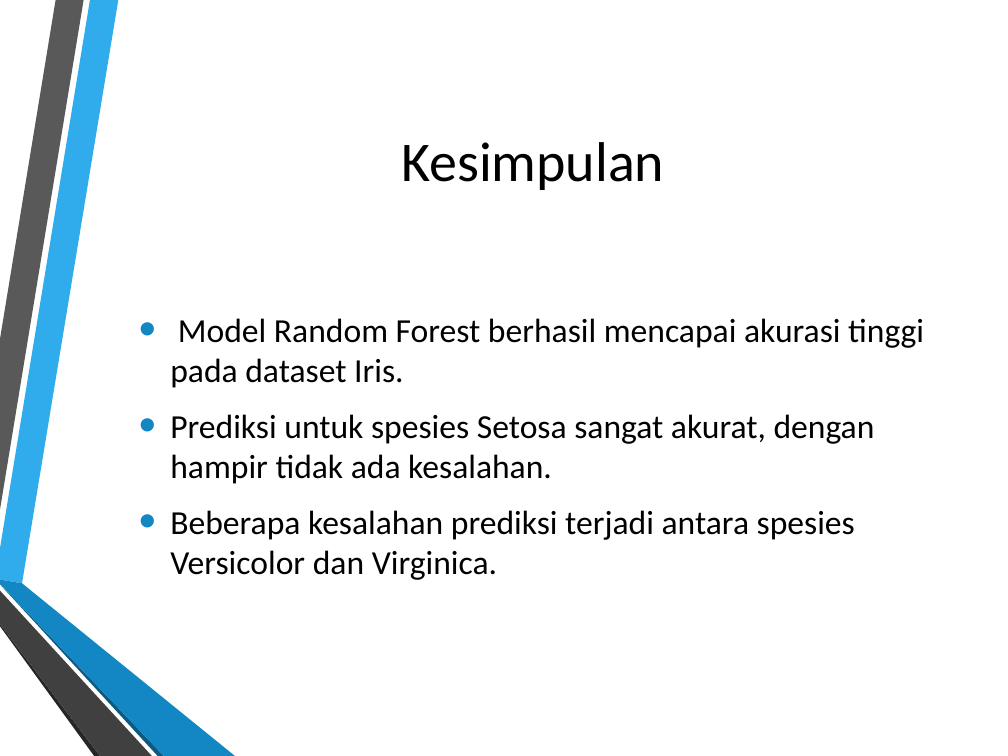
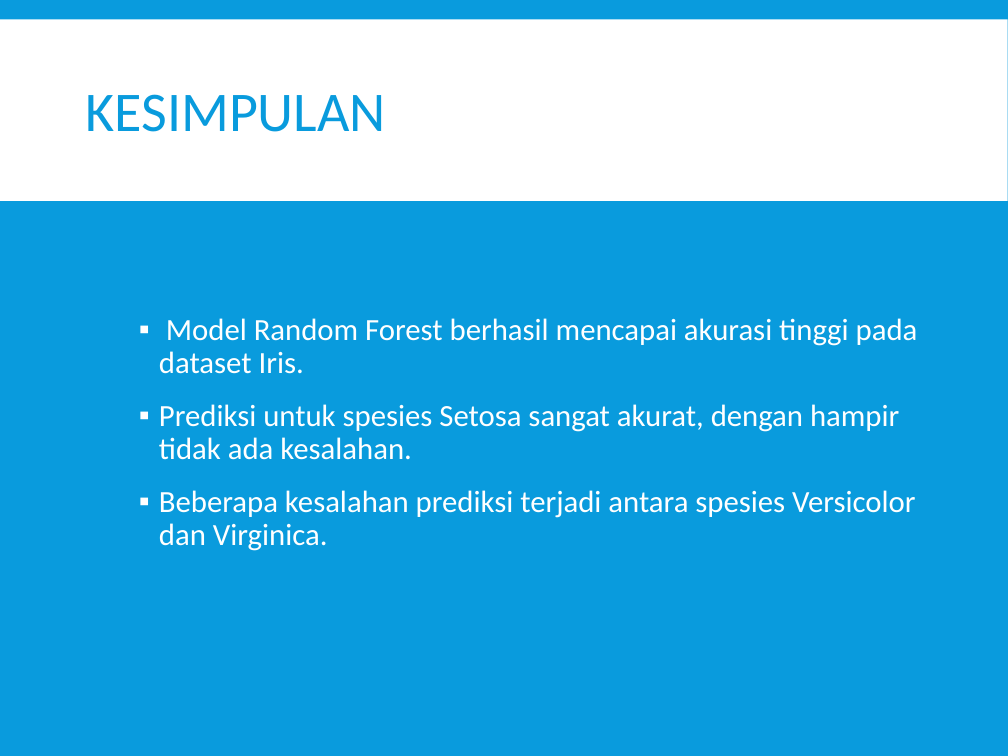
Before and after one commit to Adesartika33/Proyek-Analisis-Data-Dataset-Iris, a slide deck: slide 12 of Proyek_Analisis_Dataset_Iris_Ade Sartika Johanna Lumbantobing.pptx. Drawn at 1008x756 pixels with LibreOffice and Linux fonts; fonts in the diff are those of the drawing; background and template pictures are left out. Boxes give left, top, right and bottom in pixels: in the first picture for what was removed or moved away, otherwise in the second. Text is boxed around its words. In the diff, an @@ line names an element or a change of style, - is before the commit and + after.

```diff
--- a/Proyek_Analisis_Dataset_Iris_Ade Sartika Johanna Lumbantobing.pptx
+++ b/Proyek_Analisis_Dataset_Iris_Ade Sartika Johanna Lumbantobing.pptx
@@ background picture (left out) to #099BDD @@
@@ rectangle added at (0,19,1008,201), fill #FFFFFF @@
@@ title at (86,94,386,132): text changed; text colour #000000 to #099BDD @@
-Kesimpulan
+KESIMPULAN
@@ text "Model Random Forest berhasil mencapai ..." at (159,318,918,551): size 24 to 22 pt, text colour #000000 to #FFFFFF; bullet • to ▪; line spacing 1 to 0.9; more space between paragraphs; bullet colour #1287C3 to #FFFFFF; vertical alignment middle to top @@
@@ group removed at (0,0,235,756): 6 freeform shapes @@
```
Also in this commit, not shown: 12 other slides changed, 2 slides added.
